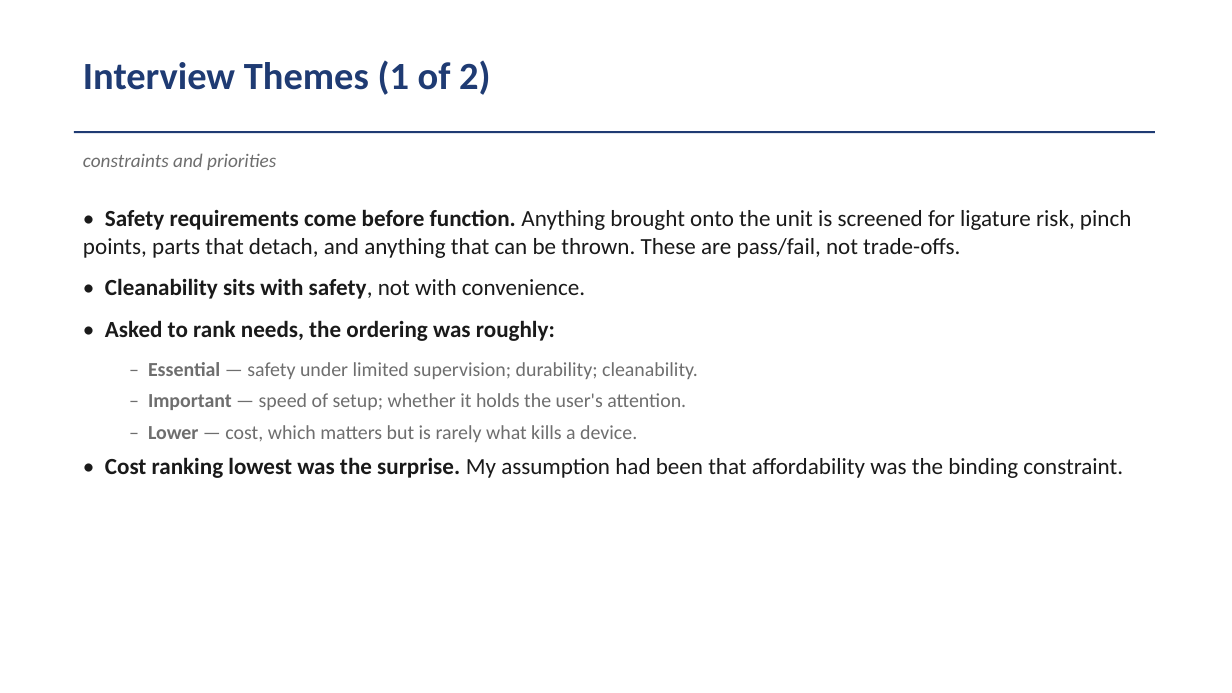
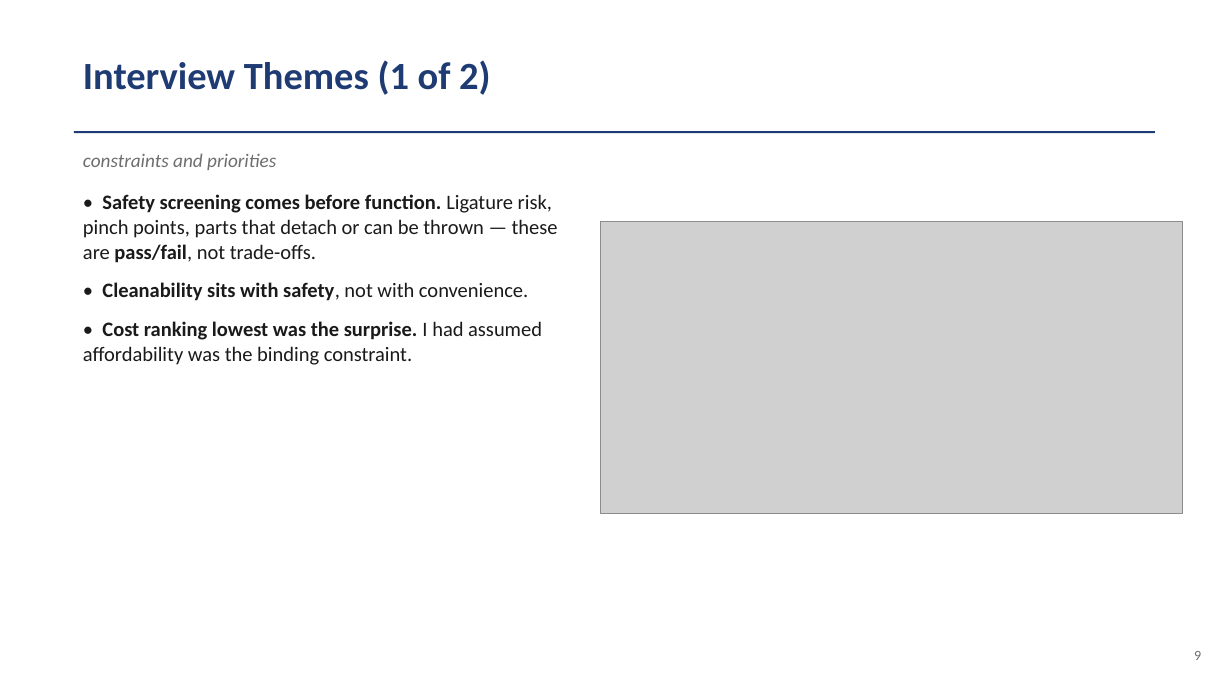
Before and after one commit to VanceVan/cccoding, a slide deck: slide 9 of module-10/Module_10_Rehab_Center_Experience.pptx. Drawn at 1232x693 pixels with LibreOffice and Linux fonts; fonts in the diff are those of the drawing; grey boxes stand for pictures. Boxes give left, top, right and bottom in pixels: in the first picture for what was removed or moved away, otherwise in the second. Text is boxed around its words. In the diff, an @@ line names an element or a change of style, - is before the commit and + after.

```diff
--- a/module-10/Module_10_Rehab_Center_Experience.pptx
+++ b/module-10/Module_10_Rehab_Center_Experience.pptx
@@ text "• Safety screening comes before ...": place and size @@
-text "• Safety screening comes before ..." at (83,209,1131,478)
+text "• Safety screening comes before ..." at (83,194,558,365)
@@ text at (83,194,558,263): text changed; size 18 to 16 pt @@
-• Safety requirements come before function. Anything brought onto the unit is screened for ligature risk, pinch points, parts that detach, and anything that can be thrown. These are pass/fail, not trade-offs.
+• Safety screening comes before function. Ligature risk, pinch points, parts that detach or can be thrown — these are pass/fail, not trade-offs.
@@ picture added at (601,222,1183,513) @@
@@ text at (102,282,528,301): size 18 to 16 pt in "• Cleanability sits with safety, not with ..." @@
@@ text at (83,321,542,365): text changed; size 15.5 to 16 pt; text colour #6E6E6E to #1A1A1A @@
-• Asked to rank needs, the ordering was roughly:
-  – Essential — safety under limited supervision; durability; cleanability.
-  – Important — speed of setup; whether it holds the user's attention.
-  – Lower — cost, which matters but is rarely what kills a device.
-• Cost ranking lowest was the surprise. My assumption had been that affordability was the binding constraint.
+• Cost ranking lowest was the surprise. I had assumed affordability was the binding constraint.
@@ text added at (1194,651,1201,660), 11 pt, text #6E6E6E @@
+9
```
Also in this commit, not shown: 11 other slides changed, 10 other files.
